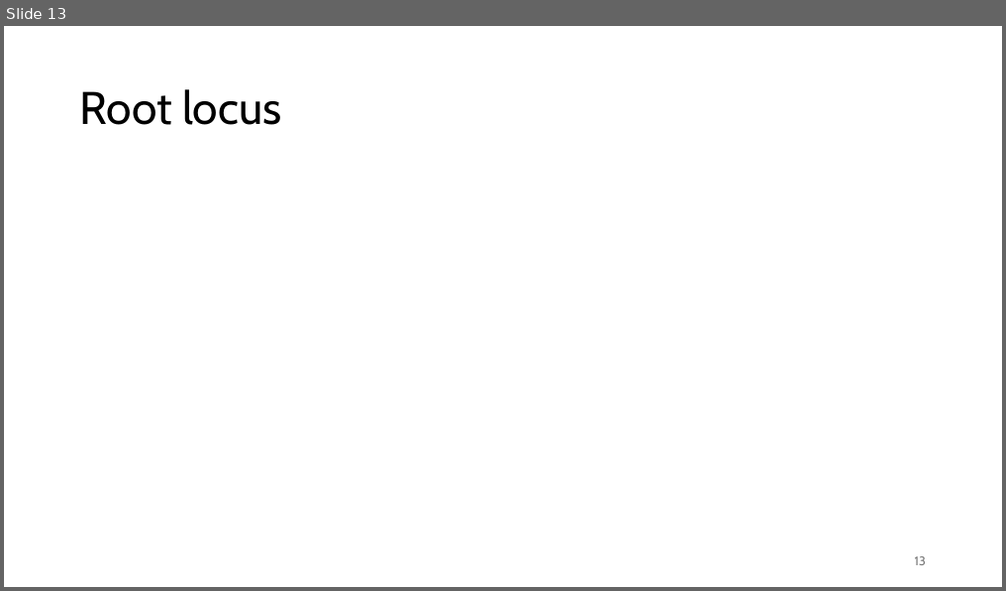
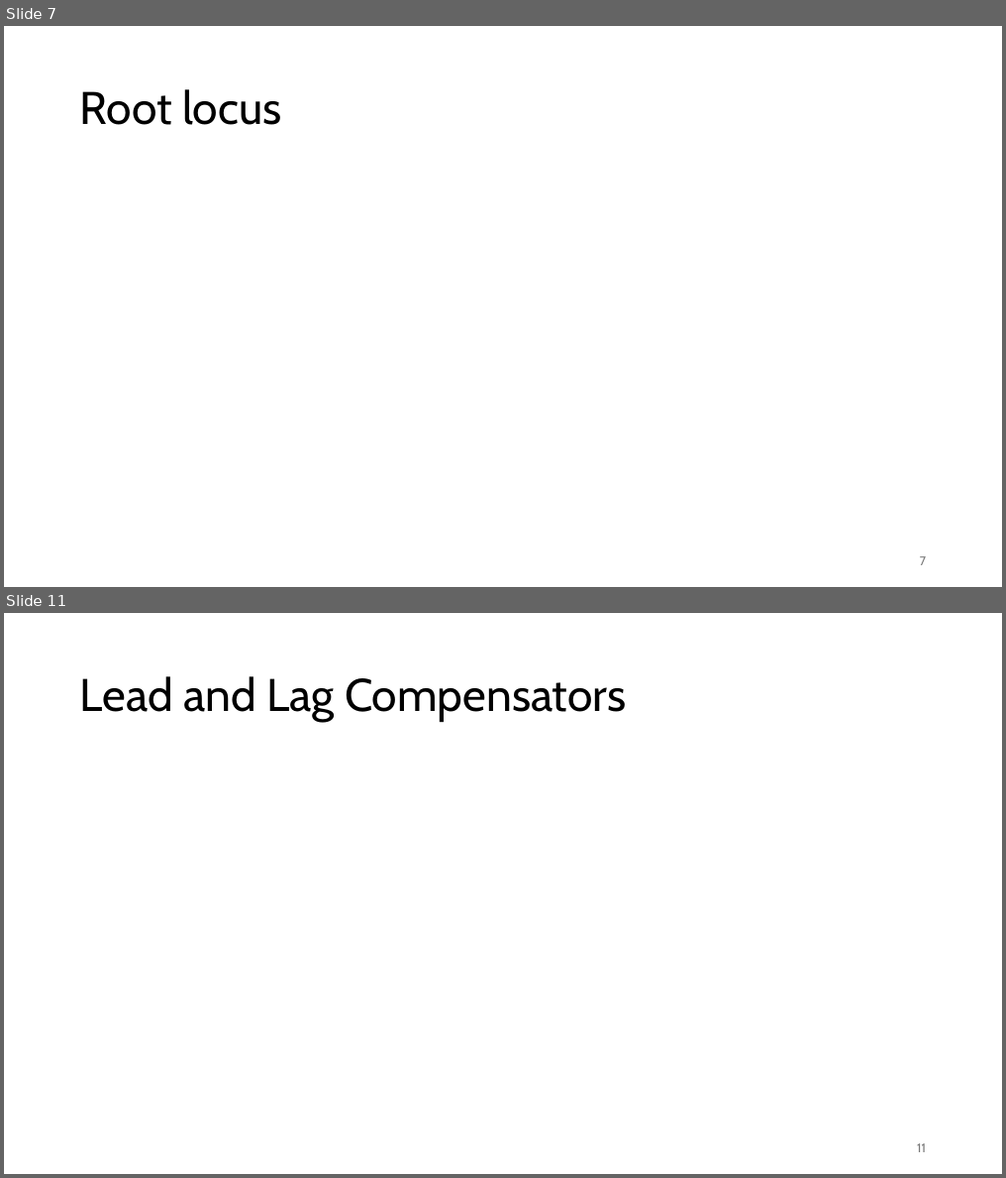
Before and after one commit to FelixWick/control_engineering, a slide deck: slides/5_controller_design.pptx. Shown one above the other, each under a label of ours: slide 13 before the commit, slides 7 and 11 after it; the slides between them are not shown. The pictures are 1006x591 and 1006x1178 pixels, drawn with LibreOffice and Linux fonts; fonts in the diff are those of the drawing. Boxes give left, top, right and bottom in pixels: in the first picture for what was removed or moved away, otherwise in the second. Text is boxed around its words. In the diff, an @@ line names an element or a change of style, - is before the commit and + after.

```diff
--- a/slides/5_controller_design.pptx
+++ b/slides/5_controller_design.pptx
@@ slide 11 added at box(4, 613, 1002, 1174), background #FFFFFF @@
@@ title added at box(80, 676, 627, 722), 44 pt, text #000000 @@
+Lead and Lag Compensators
@@ page number added at box(917, 1144, 926, 1153), 12 pt, text #797979 @@
+11
@@ what was slide 13 is now slide 7 @@
@@ page number at box(920, 557, 926, 566): text changed @@
-13
+7
```
Also in this commit, not shown: 4 slides changed, 2 other slides added.
